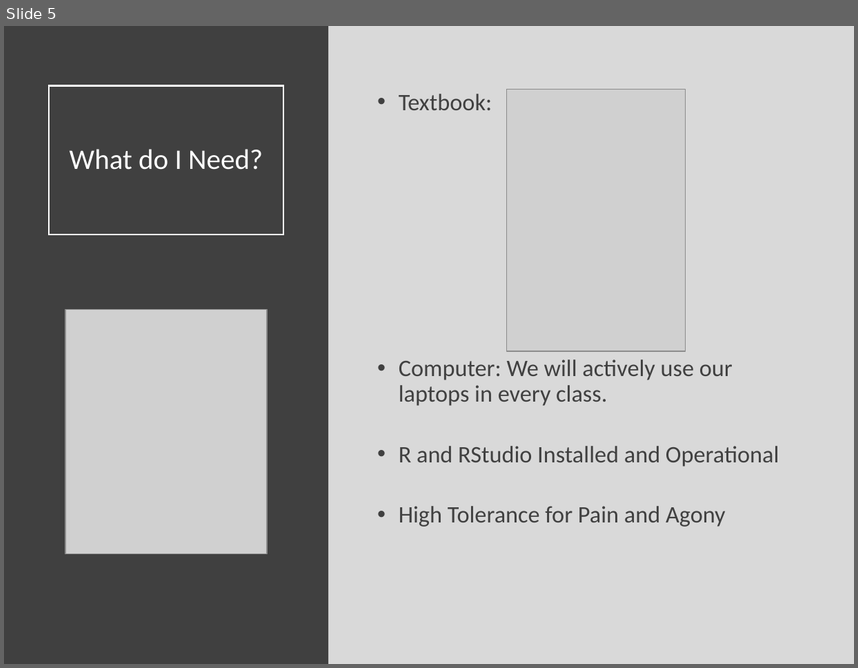
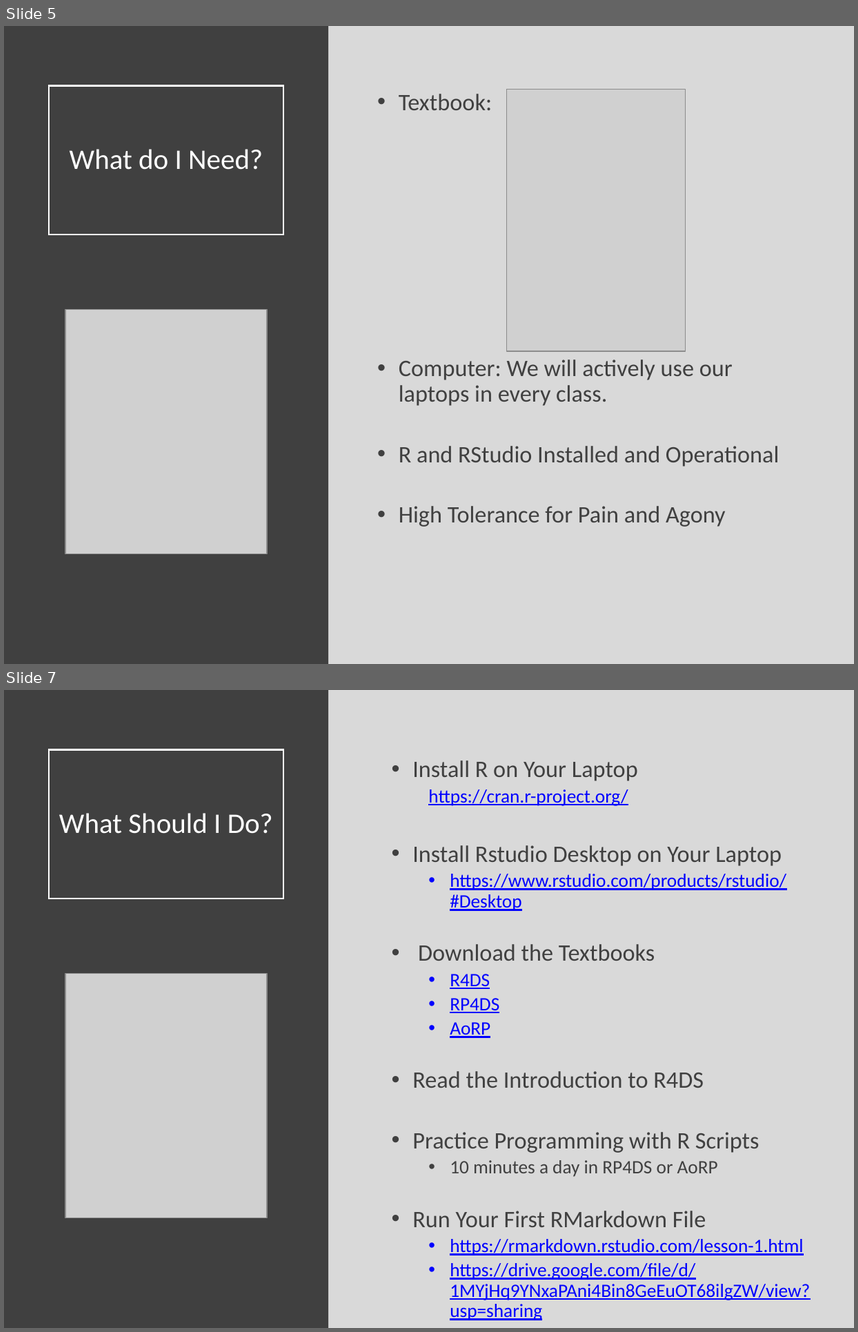
Before and after one commit to Yixf-Self/STOR320_WEBSITE, a slide deck: Lectures/Lecture 1/STOR 320 Lecture 1.pptx. Shown one above the other, each under a label of ours: slide 5 before the commit, slides 5 and 7 after it; the slides between them are not shown. The pictures are 858x668 and 858x1332 pixels, drawn with LibreOffice and Linux fonts; fonts in the diff are those of the drawing; grey boxes stand for pictures. Boxes give left, top, right and bottom in pixels: in the first picture for what was removed or moved away, otherwise in the second. Text is boxed around its words. In the diff, an @@ line names an element or a change of style, - is before the commit and + after.

```diff
--- a/Lectures/Lecture 1/STOR 320 Lecture 1.pptx
+++ b/Lectures/Lecture 1/STOR 320 Lecture 1.pptx
@@ slide 7 added at (4, 690, 854, 1328), background #D9D9D9 @@
@@ rectangle added at (4, 690, 329, 1328), fill #404040 @@
@@ title added at (49, 749, 283, 898), outline #FFFFFF 1.5 pt, 24 pt, text #FFFFFF @@
+What Should I Do?
@@ text added at (412, 760, 810, 1300), 16 pt, text #0000FF, underline @@
+• Install R on Your Laptop
+  https://cran.r-project.org/
+• Install Rstudio Desktop on Your Laptop
+  • https://www.rstudio.com/products/rstudio/#Desktop
+• Download the Textbooks
+  • R4DS
+  • RP4DS
+  • AoRP
+• Read the Introduction to R4DS
+• Practice Programming with R Scripts
+  • 10 minutes a day in RP4DS or AoRP
+• Run Your First RMarkdown File
+  • https://rmarkdown.rstudio.com/lesson-1.html
+  • https://drive.google.com/file/d/1MYjHq9YNxaPAni4Bin8GeEuOT68ilgZW/view?usp=sharing
@@ picture added at (65, 973, 267, 1217) @@
```
Also in this commit, not shown: 2 slides changed, 1 other slide added, 2 slides removed, 5 other files.
